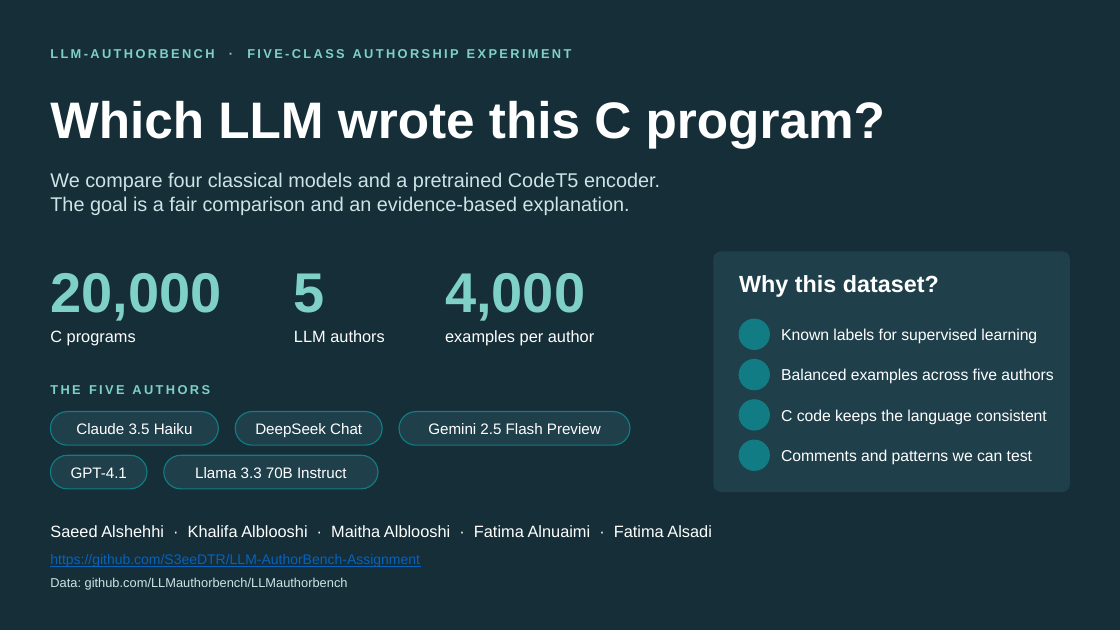
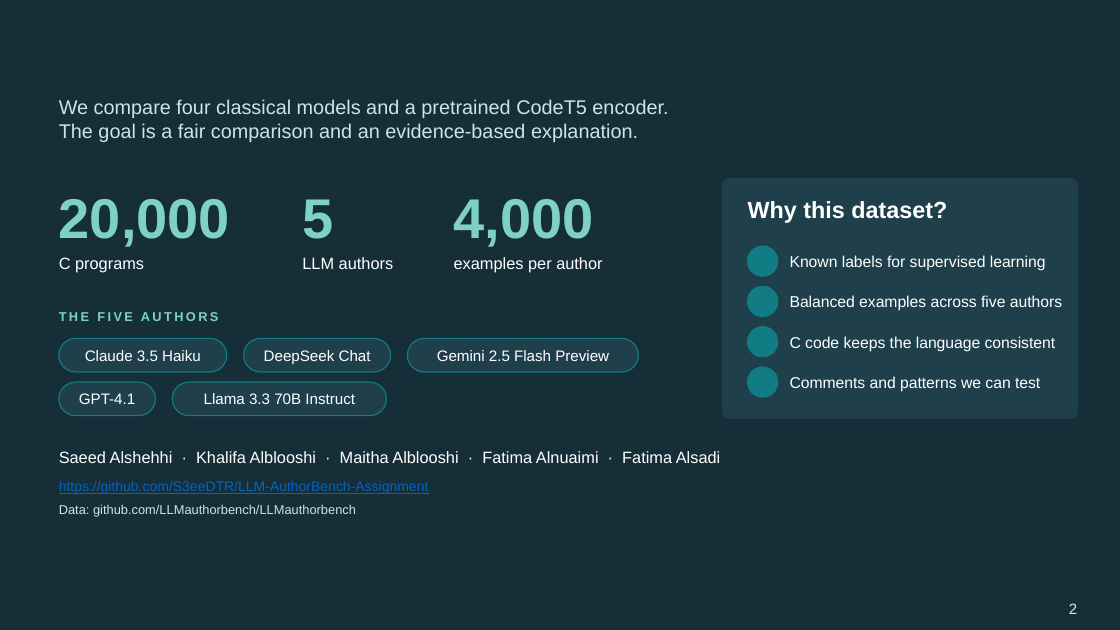
Before and after one commit to S3eeDTR/LLM-AuthorBench-Assignment, a slide deck: slide 2 of submission/Assignment.pptx (slide 1 before the commit). Drawn at 1120x630 pixels with LibreOffice and Linux fonts; fonts in the diff are those of the drawing; background and template pictures are left out. Boxes give left, top, right and bottom in pixels: in the first picture for what was removed or moved away, otherwise in the second. Text is boxed around its words. In the diff, an @@ line names an element or a change of style, - is before the commit and + after.

Commit message:
Update submission slides and clarify final experiment documentation

```diff
--- a/submission/Assignment.pptx
+++ b/submission/Assignment.pptx
@@ text removed at (50,49,572,58) @@
-LLM-AUTHORBENCH · FIVE-CLASS AUTHORSHIP EXPERIMENT
@@ text removed at (50,100,885,148) @@
-Which LLM wrote this C program?
@@ 16 texts, 6 rounded rectangles, 4 ellipses: place and size @@
-16 texts, 6 rounded rectangles, 4 ellipses at (50,172,1070,590)
+16 texts, 6 rounded rectangles, 4 ellipses at (59,99,1078,517)
@@ text added at (1069,603,1077,614), 12.8 pt, text #DCEBED @@
+2
```
Also in this commit, not shown: 4 other slides changed, 2 slides added, 1 other file.
